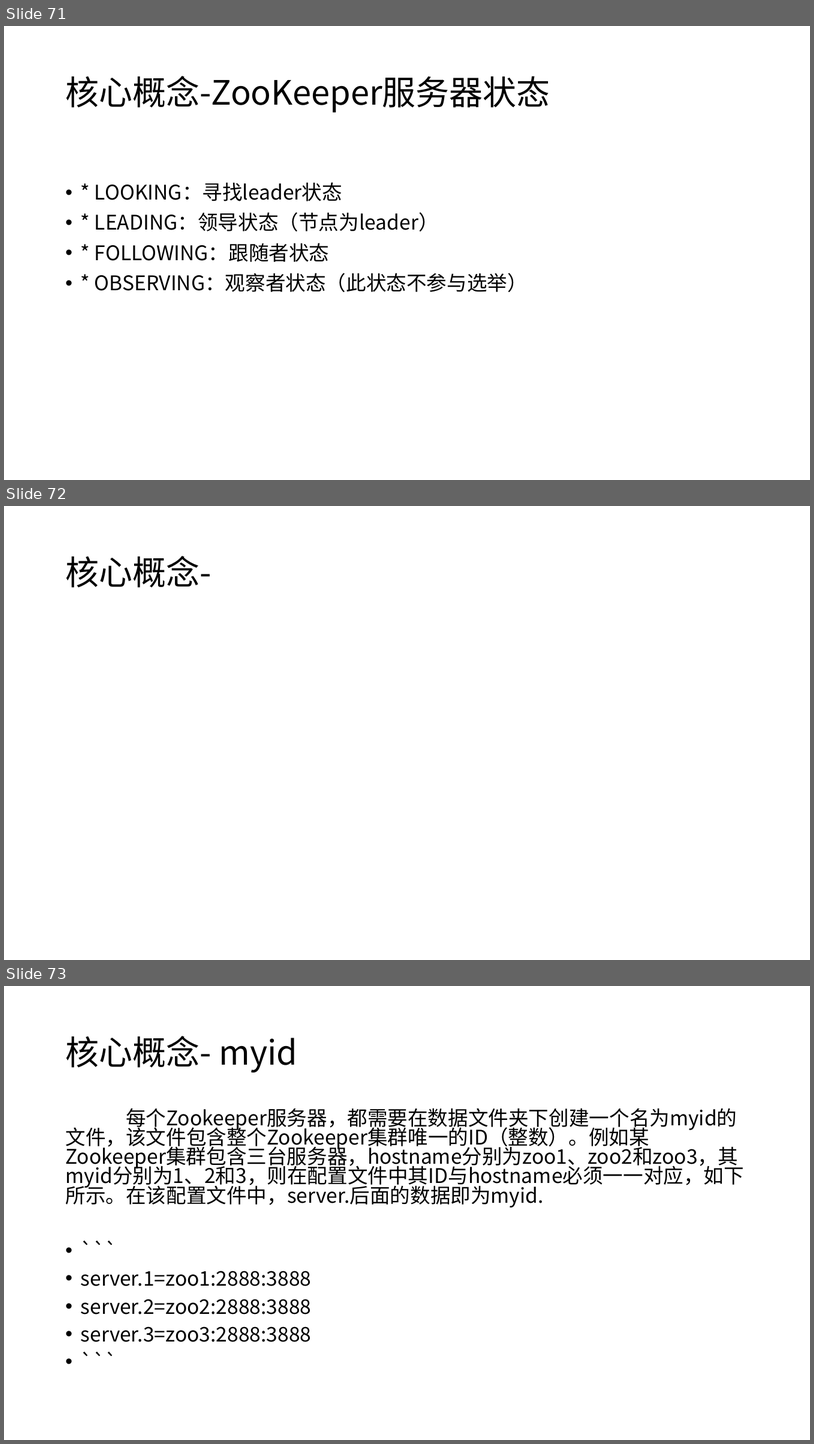
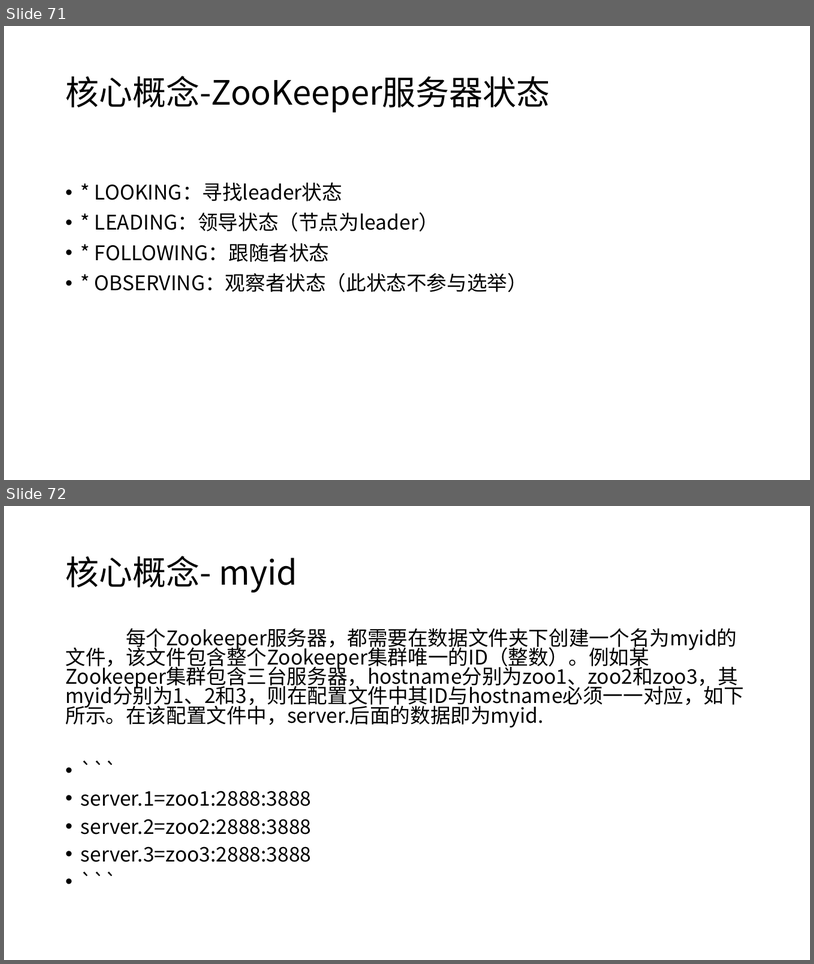
Before and after one commit to moxingwang/zookeeper, a slide deck: zookeeper.v2.pptx. Shown one above the other, each under a label of ours: slides 71, 72 and 73 before the commit, slides 71 and 72 after it. The pictures are 814x1444 and 814x964 pixels, drawn with LibreOffice and Linux fonts; fonts in the diff are those of the drawing. Boxes give left, top, right and bottom in pixels: in the first picture for what was removed or moved away, otherwise in the second. Text is boxed around its words. In the diff, an @@ line names an element or a change of style, - is before the commit and + after.

```diff
--- a/zookeeper.v2.pptx
+++ b/zookeeper.v2.pptx
@@ slide 72 removed at bbox=[4, 506, 810, 960], background #FFFFFF @@
@@ title removed at bbox=[65, 556, 211, 588] @@
-核心概念-
@@ what was slide 73 is now slide 72 @@
```
Also in this commit, not shown: 2 slides changed, 1 slide added, 1 other slide removed, 1 other file.
